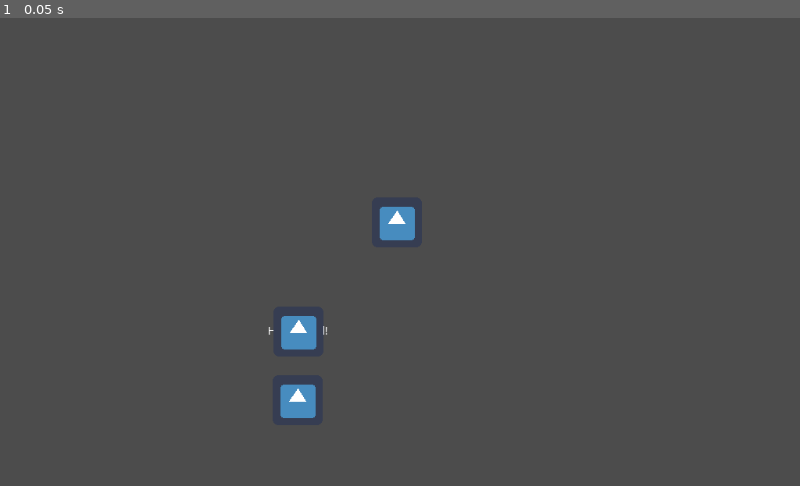
Above: before the commit, frame 1.
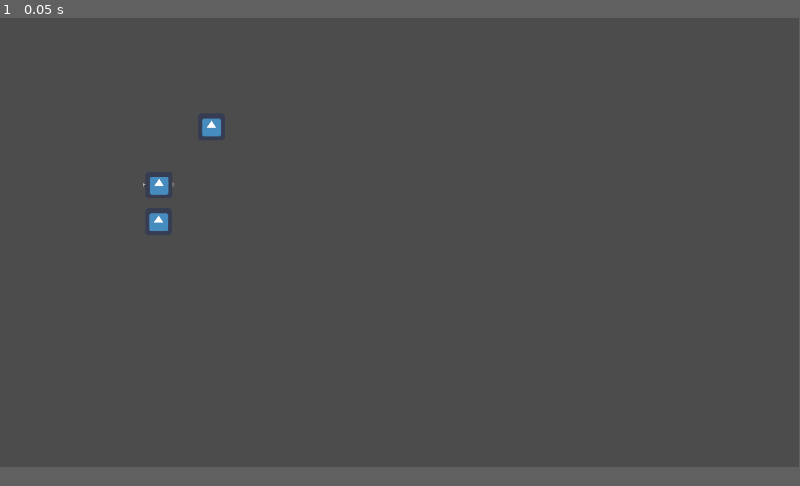
Above: after the commit, the same moment.

Repository: studio-hungus/habitile
Game: Godot game, scene res://PlaceholderScene.tscn
Same seed, same stepped clock (60 frames per second), same inputs: the game is played once before the commit and once after it. The engine's default icon, where the game draws it, is replaced by a stand-in: a white triangle on a blue panel in a dark square.
Inputs:
- Up to frame 1 (0.05 s): no input
The window is 800x468 before the commit and 799x449 after it. Grey fills any space a smaller window leaves; there, only what the larger window draws over its background counts as a difference.

The runs differ from the first frame. In frame 1, 1.3% of the frame differs, in the area x 17-52%, y 21-86%.

Commit message:
Add canvas layer to anchor ui elements

Diff:
--- a/project/GUI/GUI.tscn
+++ b/project/GUI/GUI.tscn
@@ -10,17 +10,22 @@
 anchor_right = 1.0
 anchor_bottom = 1.0
 
-[node name="LeftPanel" type="Panel" parent="."]
+[node name="CanvasLayer" type="CanvasLayer" parent="."]
+
+[node name="LeftPanel" type="Panel" parent="CanvasLayer"]
+anchor_top = 0.5
+anchor_bottom = 0.5
+margin_top = -540.0
 margin_right = 288.0
-margin_bottom = 1080.0
+margin_bottom = 540.0
 custom_styles/panel = SubResource( 1 )
 
-[node name="TitlePanel" type="Panel" parent="LeftPanel"]
+[node name="TitlePanel" type="Panel" parent="CanvasLayer/LeftPanel"]
 margin_right = 288.0
 margin_bottom = 88.0
 custom_styles/panel = SubResource( 2 )
 
-[node name="PlayerLabel" type="RichTextLabel" parent="LeftPanel/TitlePanel"]
+[node name="PlayerLabel" type="RichTextLabel" parent="CanvasLayer/LeftPanel/TitlePanel"]
 anchor_left = 0.5
 anchor_top = 0.5
 anchor_right = 0.5
@@ -33,7 +38,7 @@
 bbcode_text = "[center]Player 1[/center]"
 text = "Player 1"
 
-[node name="UpNextLabel" type="RichTextLabel" parent="LeftPanel"]
+[node name="UpNextLabel" type="RichTextLabel" parent="CanvasLayer/LeftPanel"]
 margin_left = 7.0
 margin_top = 810.0
 margin_right = 281.0
@@ -43,19 +48,22 @@
 bbcode_text = "[center]UP NEXT[/center]"
 text = "UP NEXT"
 
-[node name="RightPanel" type="Panel" parent="."]
+[node name="RightPanel" type="Panel" parent="CanvasLayer"]
 anchor_left = 1.0
+anchor_top = 0.5
 anchor_right = 1.0
+anchor_bottom = 0.5
 margin_left = -288.0
-margin_bottom = 1080.0
+margin_top = -540.0
+margin_bottom = 540.0
 custom_styles/panel = SubResource( 1 )
 
-[node name="TitlePanel" type="Panel" parent="RightPanel"]
+[node name="TitlePanel" type="Panel" parent="CanvasLayer/RightPanel"]
 margin_right = 288.0
 margin_bottom = 88.0
 custom_styles/panel = SubResource( 2 )
 
-[node name="PlayerLabel" type="RichTextLabel" parent="RightPanel/TitlePanel"]
+[node name="PlayerLabel" type="RichTextLabel" parent="CanvasLayer/RightPanel/TitlePanel"]
 anchor_left = 0.5
 anchor_top = 0.5
 anchor_right = 0.5
@@ -68,7 +76,7 @@
 bbcode_text = "[center]Player 2[/center]"
 text = "Player 2"
 
-[node name="UpNextLabel" type="RichTextLabel" parent="RightPanel"]
+[node name="UpNextLabel" type="RichTextLabel" parent="CanvasLayer/RightPanel"]
 margin_left = 7.0
 margin_top = 810.0
 margin_right = 281.0
--- a/project/project.godot
+++ b/project/project.godot
@@ -20,6 +20,8 @@
 
 [display]
 
+window/size/width=1920
+window/size/height=1080
 window/dpi/allow_hidpi=true
 
 [gui]
